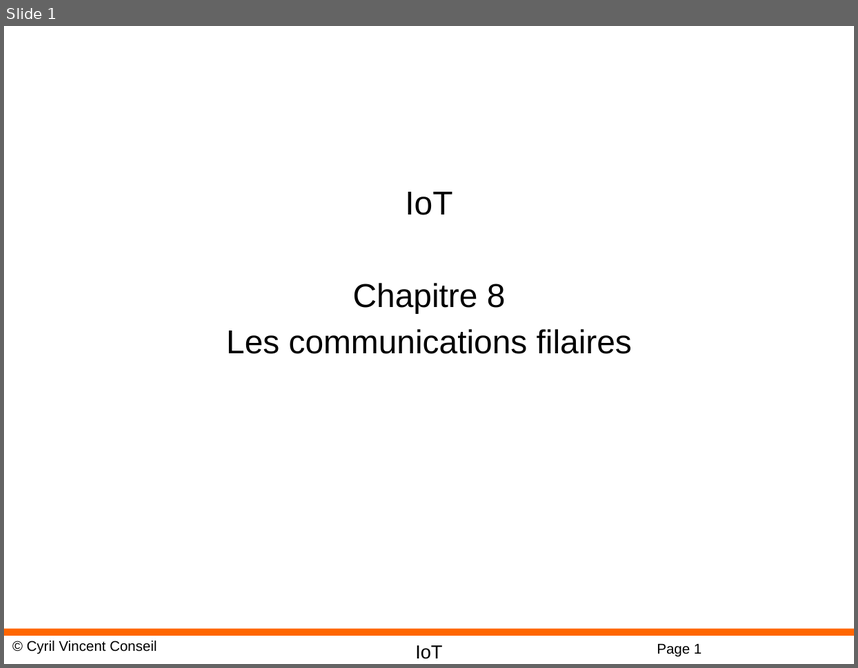
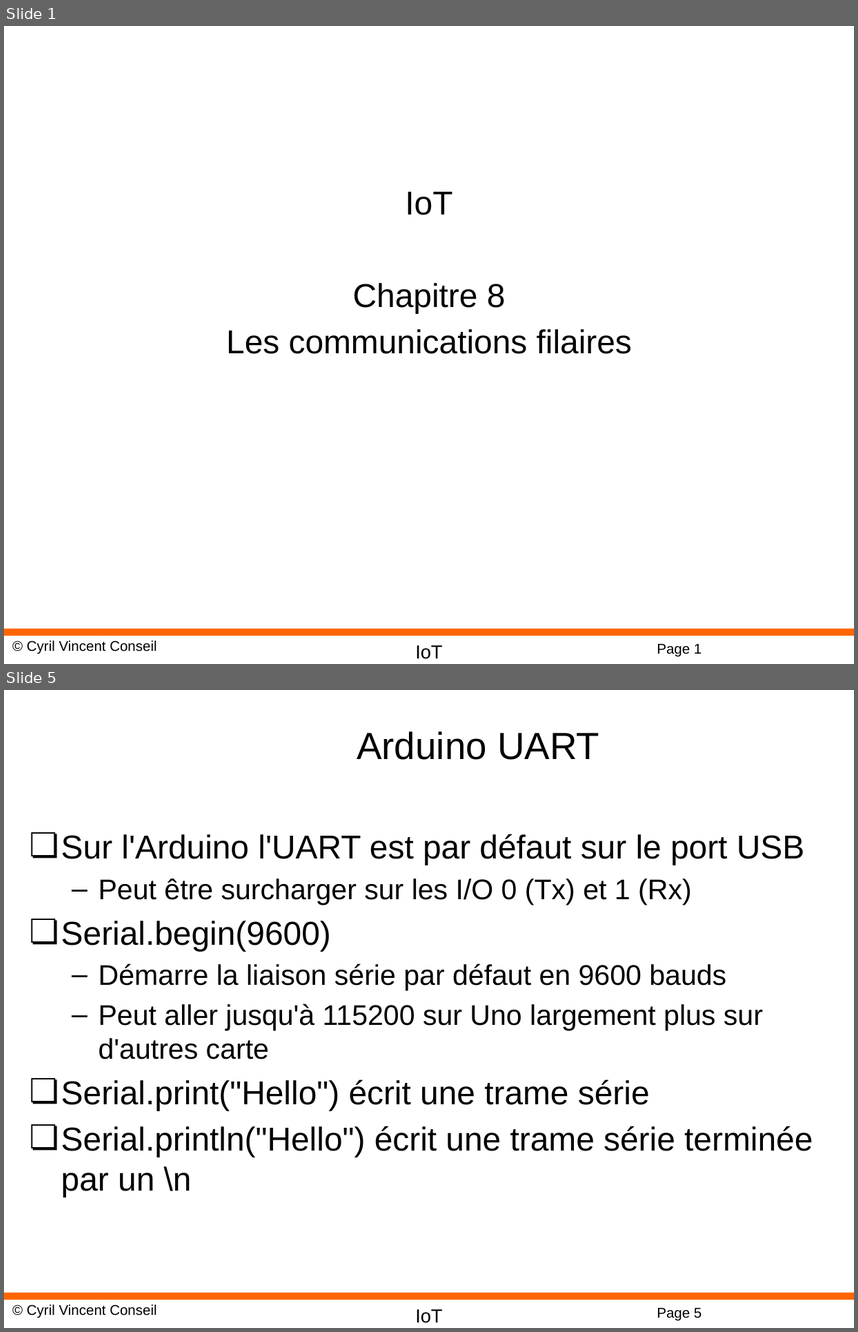
Before and after one commit to cyrilvincent/IoT, a slide deck: ppt/IoT08-Wire.pptx. Shown one above the other, each under a label of ours: slide 1 before the commit, slides 1 and 5 after it; the slides between them are not shown. The pictures are 858x668 and 858x1332 pixels, drawn with LibreOffice and Linux fonts; fonts in the diff are those of the drawing; background and template pictures are left out. Boxes give left, top, right and bottom in pixels: in the first picture for what was removed or moved away, otherwise in the second. Text is boxed around its words. In the diff, an @@ line names an element or a change of style, - is before the commit and + after.

```diff
--- a/ppt/IoT08-Wire.pptx
+++ b/ppt/IoT08-Wire.pptx
@@ slide 5 added at [4,690,854,1328], background #FFFFFF; not listed: 4 template elements that a slide beside it also shows @@
@@ title added at [357,731,599,760], 32 pt, text #000000 @@
+Arduino UART
@@ text added at [61,834,813,1196], 28 pt, text #000000 @@
+❏ Sur l'Arduino l'UART est par défaut sur le port USB
+  – Peut être surcharger sur les I/O 0 (Tx) et 1 (Rx)
+❏ Serial.begin(9600)
+  – Démarre la liaison série par défaut en 9600 bauds
+  – Peut aller jusqu'à 115200 sur Uno largement plus sur d'autres carte
+❏ Serial.print("Hello") écrit une trame série
+❏ Serial.println("Hello") écrit une trame série terminée par un \n
```
Also in this commit, not shown: 11 other slides added, 1 slide removed, 7 other files.
